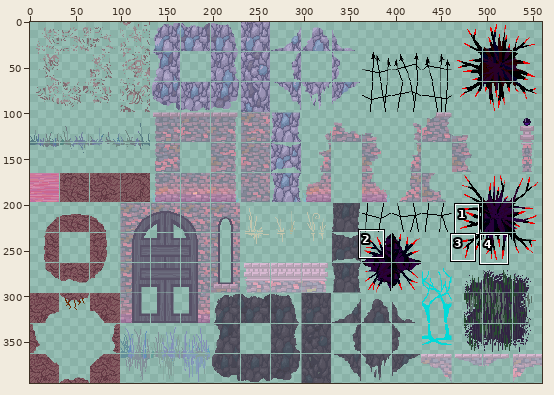
Edited in one commit: sprite sheet (Assets/Sprites/Palettes/Tile Sprites/Tileset2.png). The first picture is a wide view before the edit; the outline marks the close-up.
Close-up. The starting point:
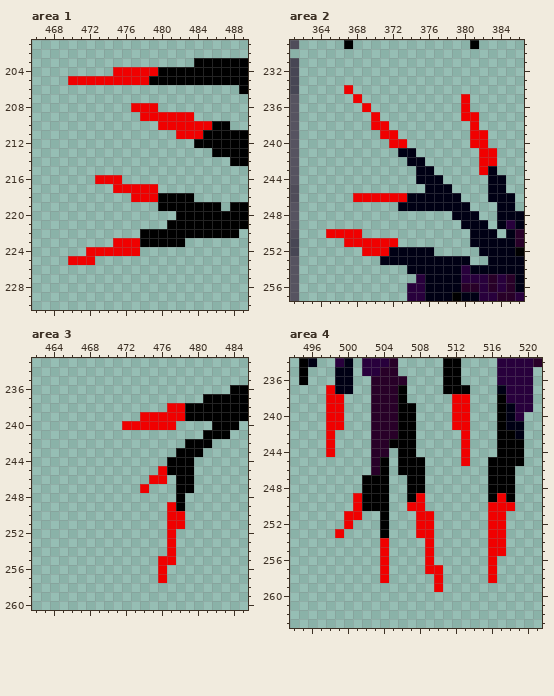
The file is 560x395 pixels. Colours within 5 levels of each other are drawn and written as one. Shown: area 1: x 466..489, y 201..230; area 2: x 361..386, y 229..257; area 3: x 462..485, y 233..260; area 4: x 494..521, y 234..263. The commit also changed other parts of the picture, which this record leaves out.
New version:
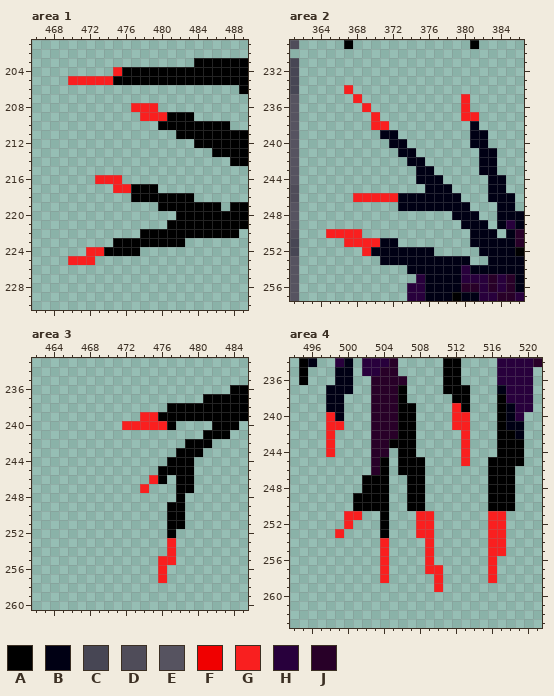
Palette (. is transparent): A #000000  B #000014  C #474654  D #4f4c59  E #565360  F #f00000  G #f91f1f  H #28003c  J #280028
What changed:
Area 1:
Colour F becomes colour A in row 204 at x 476 to 479; in row 205 at x 475 to 478; in row 209 at x 481 to 483; in row 210 at x 480 to 485; in row 211 at x 482 to 484; in rows 217 to 218 at x 477 to 479.
Colour F becomes colour A in row 223 at x 475 to 477; in row 224 at x 474 to 477.
Colour F becomes colour G in row 204 at x 475; in row 205 at x 470 to 474; in row 208 at x 477 to 479; in row 209 at x 478 to 480; in row 216 at x 473 to 475; in row 217 at x 475 to 476.
Colour F becomes colour G in row 224 at x 472 to 473; in row 225 at x 470 to 472.
Area 2:
Colour F becomes colour B in row 238 at x 381; in row 239 at x 371 to 372 and 381 to 382; in row 240 at x 372 to 373 and 381 to 382; in rows 241 to 242 at x 382 to 383; in row 243 at x 382; in row 246 at x 373.
Colour F becomes colour B in row 251 at x 371 to 372; in row 252 at x 370 to 371.
Colour F becomes colour G in row 234 at x 367; in row 235 at x 368 and 380; in row 236 at x 369 and 380; in row 237 at x 370 and 380 to 381; in row 238 at x 370 to 371; in row 246 at x 368 to 372.
Colour F becomes colour G in row 250 at x 365 to 368; in row 251 at x 367 to 370; in row 252 at x 369.
Area 3:
Colour F becomes colour A in row 238 at x 477 to 478; in row 239 at x 476 to 478; in row 240 at x 477; in rows 245 to 246 at x 476; in row 249 at x 477; in rows 250 to 251 at x 477 to 478.
Colour F becomes colour A in row 252 at x 477.
Colour F becomes colour G in row 239 at x 474 to 475; in row 240 at x 472 to 476; in row 246 at x 475; in row 247 at x 474; in rows 253 to 254 at x 477; in row 255 at x 476 to 477.
Colour F becomes colour G in rows 256 to 257 at x 476.
Area 4:
Colour F becomes colour A in row 238 at x 512 to 513; in row 239 at x 513; in row 249 at x 501, 508 and 517; in row 250 at x 501, 507 to 508 and 516 to 518.
Colour F becomes colour B in row 237 at x 498; in rows 238 to 239 at x 498 to 499; in row 240 at x 499.
Colour F becomes colour G in row 239 at x 512; in row 240 at x 498 and 512 to 513; in row 241 at x 498 to 499 and 512 to 513; in rows 242 to 244 at x 498 and 513; in row 245 at x 513; in row 251 at x 500 to 501, 508 to 509 and 516 to 517.
Colour F becomes colour G in row 252 at x 500, 508 to 509 and 516 to 517; in row 253 at x 499, 508 to 509 and 516 to 517; in rows 254 to 255 at x 504, 509 and 516 to 517; in row 256 at x 504, 509 and 516; in row 257 at x 504, 509 to 510 and 516; in row 258 at x 504, 510 and 516.
Colour F becomes colour G in row 259 at x 510.
